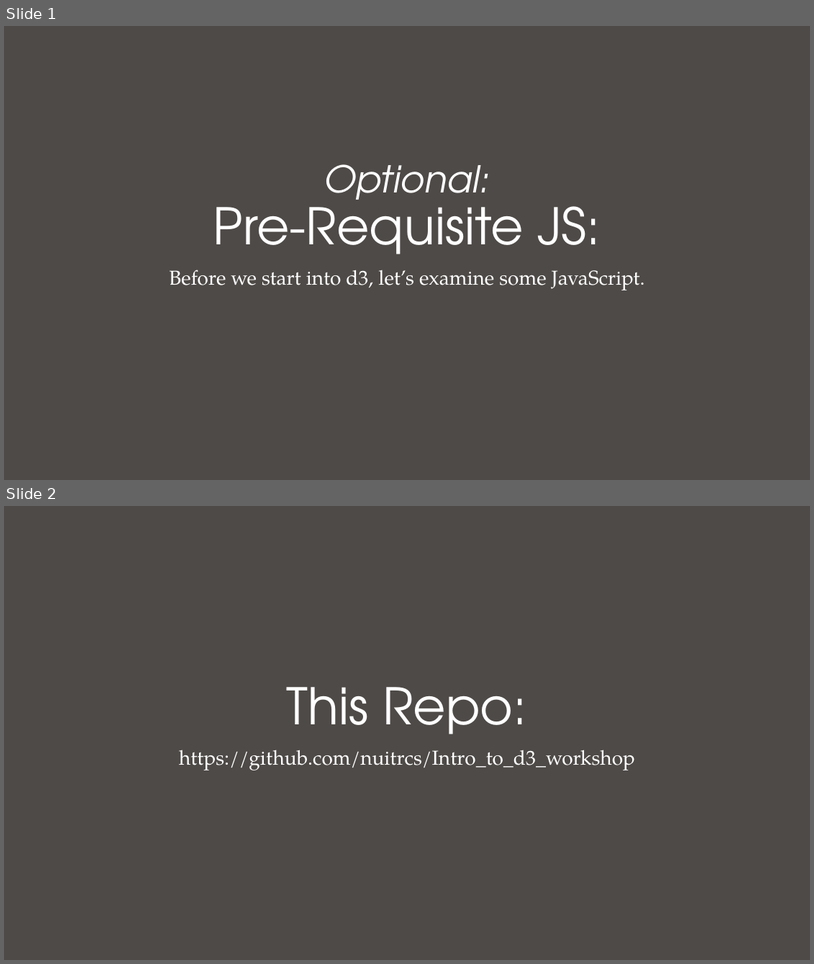
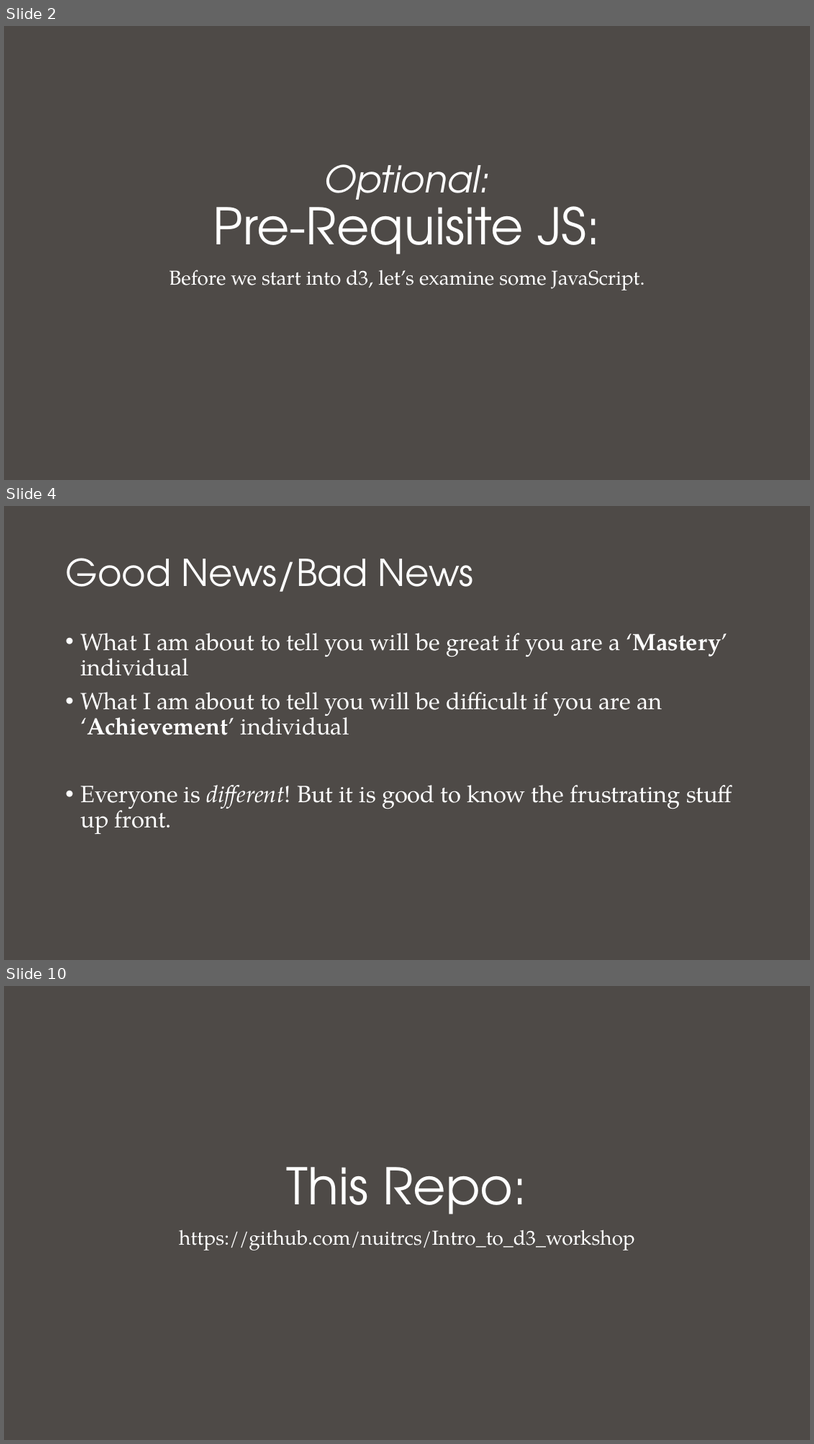
Before and after one commit to nuitrcs/Intro_to_d3_workshop, a slide deck: Introduction to D3.pptx. Shown one above the other, each under a label of ours: slides 1 and 2 before the commit, slides 2, 4 and 10 after it; the slides between them are not shown. The pictures are 814x964 and 814x1444 pixels, drawn with LibreOffice and Linux fonts; fonts in the diff are those of the drawing. Boxes give left, top, right and bottom in pixels: in the first picture for what was removed or moved away, otherwise in the second. Text is boxed around its words. In the diff, an @@ line names an element or a change of style, - is before the commit and + after.

```diff
--- a/Introduction to D3.pptx
+++ b/Introduction to D3.pptx
@@ slide 4 added at [4,506,810,960], background #4E4A47 @@
@@ title added at [65,558,474,592], 44 pt, text #FFFFFF @@
+Good News/Bad News
@@ text added at [80,633,733,834], 28 pt, text #FFFFFF @@
+• What I am about to tell you will be great if you are a ‘Mastery’ individual
+• What I am about to tell you will be difficult if you are an ‘Achievement’ individual
+• Everyone is different! But it is good to know the frustrating stuff up front.
@@ what was slide 1 is now slide 2 @@
@@ what was slide 2 is now slide 10 @@
```
Also in this commit, not shown: 6 slides changed, 17 other slides added, 4 other files.
